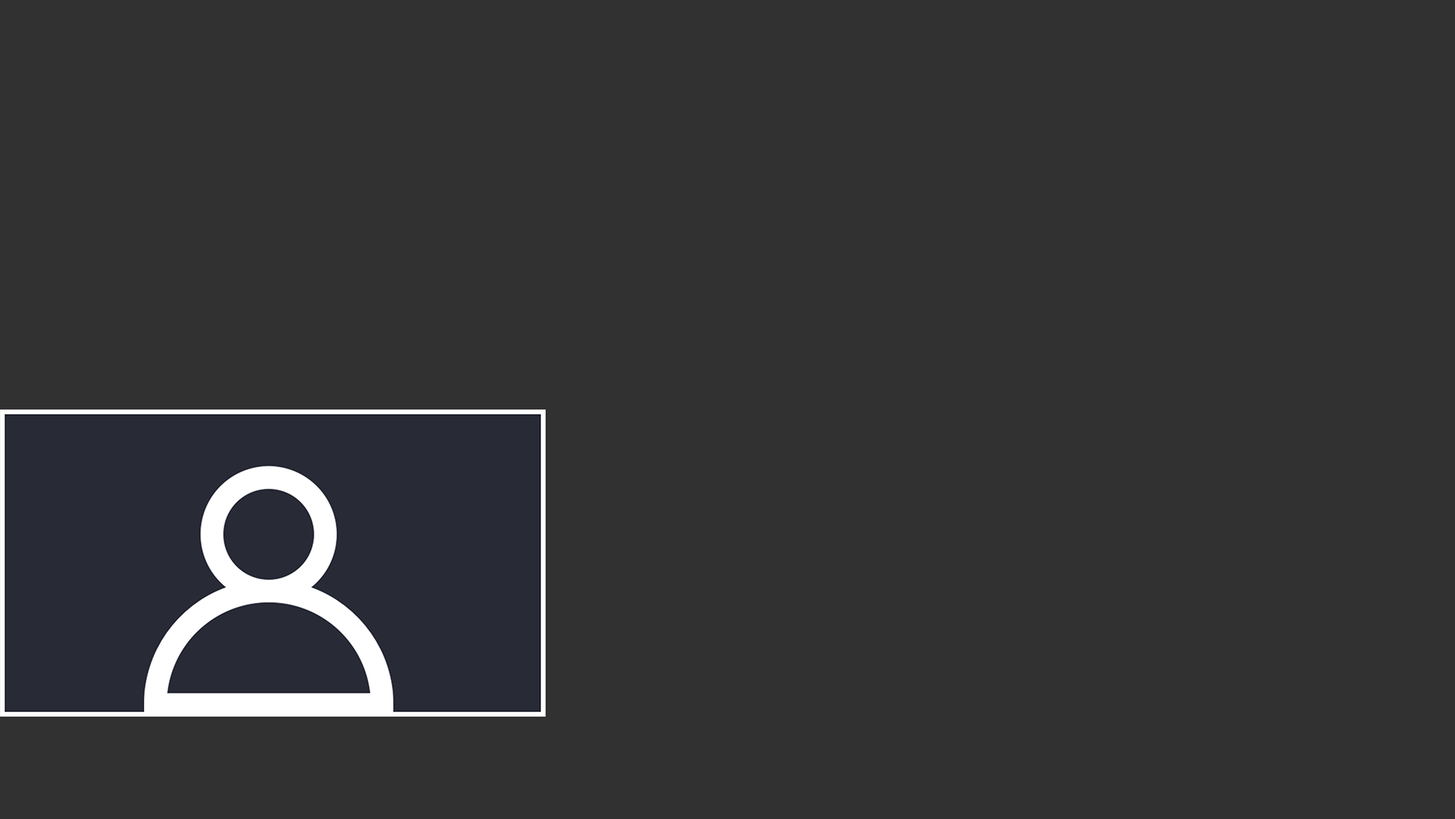
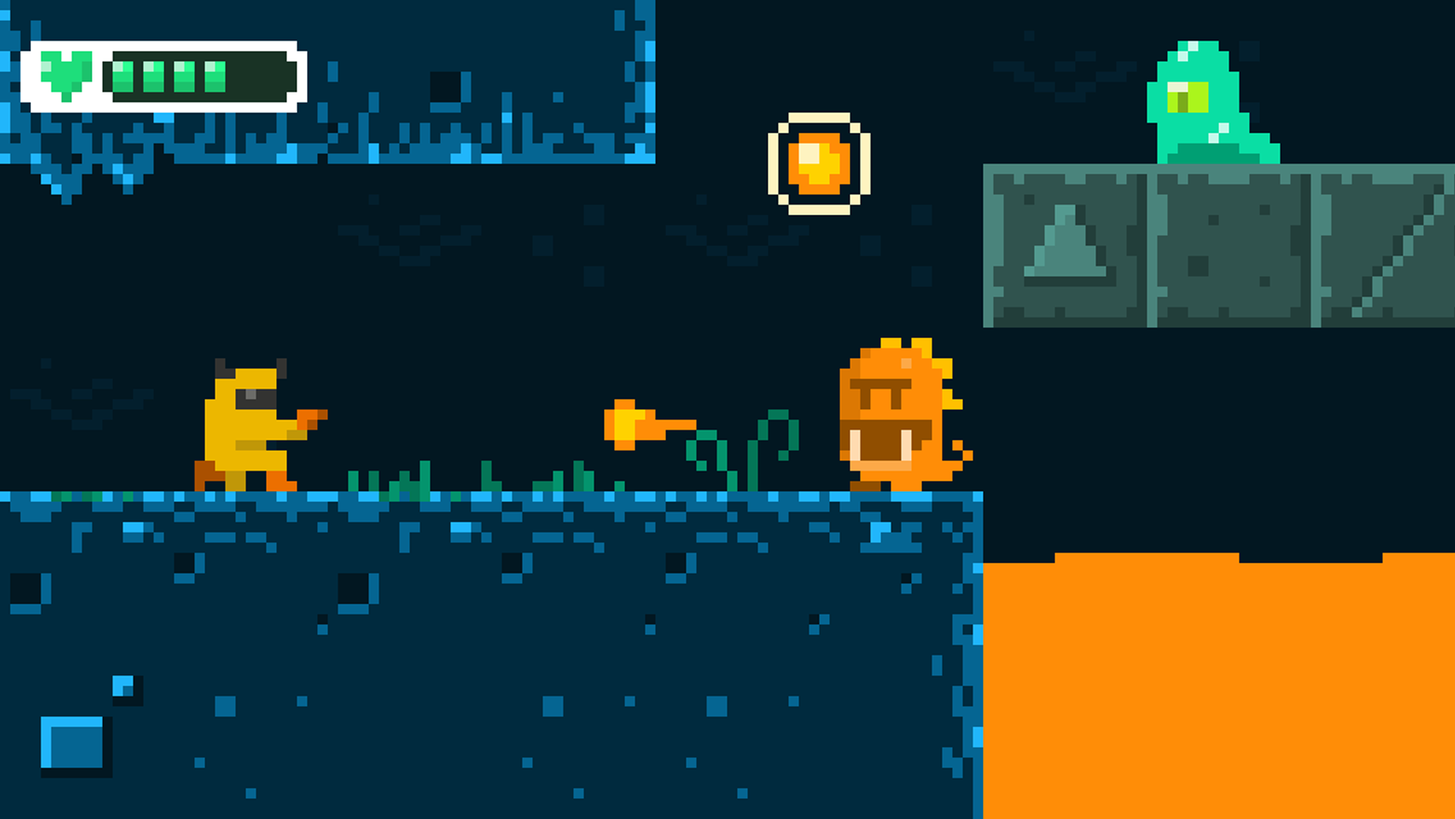
The second 1455px x 819px image is a revision of the first. Changes to its layers:
added layer "Layer 3" above "Cam Overlay" over (x1=0, y1=0, x2=1455, y2=819)
hid "Cam Overlay", painted on it over (x1=0, y1=0, x2=727, y2=818)
